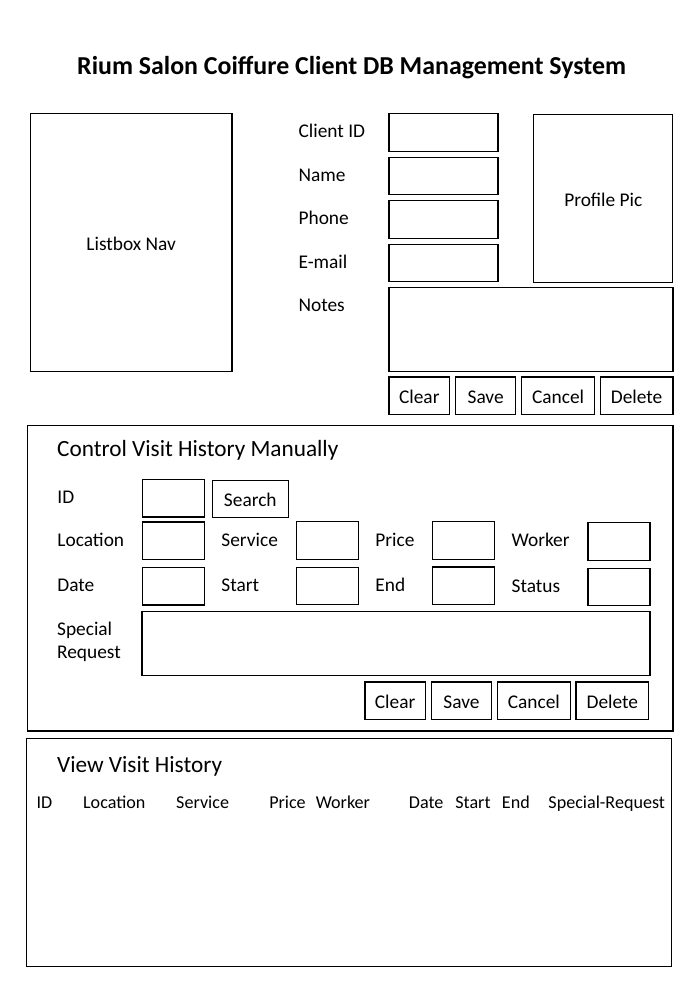
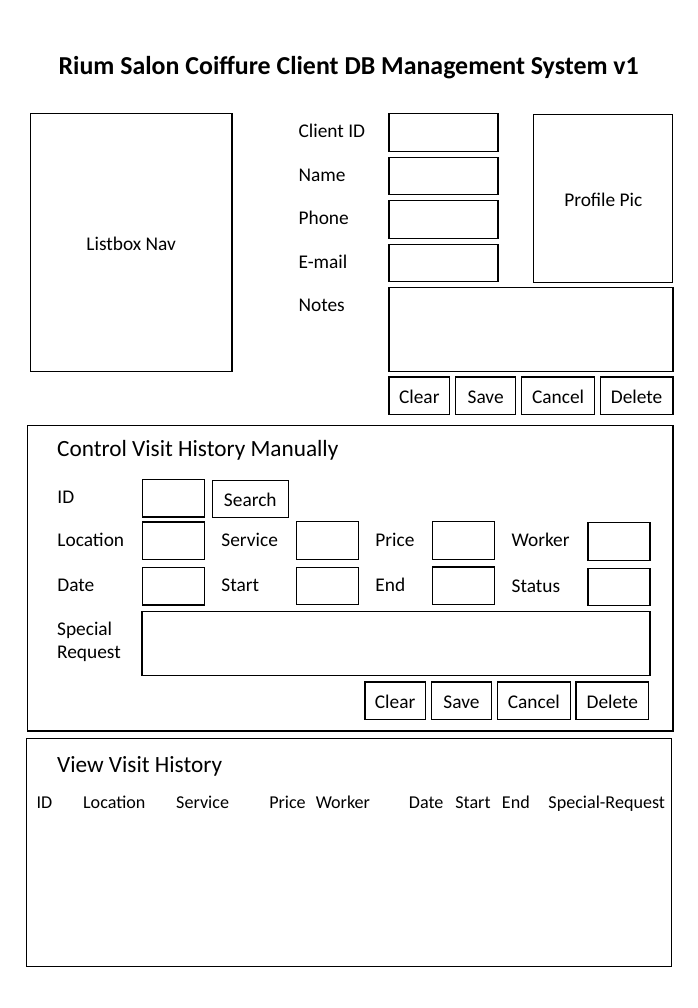
Before and after one commit to YouCanCallMeJ/rium-salon, a slide deck: slide 2 of 01. Basics/02. Front-End.pptx. Drawn at 698x1008 pixels with LibreOffice and Linux fonts; fonts in the diff are those of the drawing. Boxes give left, top, right and bottom in pixels: in the first picture for what was removed or moved away, otherwise in the second. Text is boxed around its words. In the diff, an @@ line names an element or a change of style, - is before the commit and + after.

```diff
--- a/01. Basics/02. Front-End.pptx
+++ b/01. Basics/02. Front-End.pptx
@@ text at (59, 56, 638, 79): text changed @@
-Rium Salon Coiffure Client DB Management System
+Rium Salon Coiffure Client DB Management System v1
```
Also in this commit, not shown: 1 slide added.
